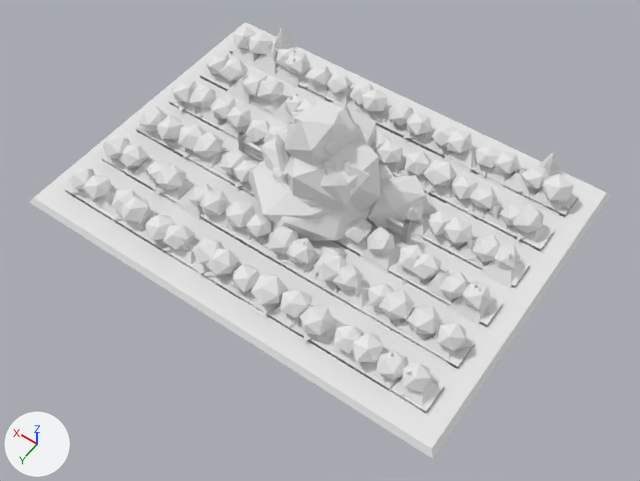
An edit to the FBX model games/game-001/art/env_kit/env_kit_spares.fbx, drawn before and after from the same camera.
One viewpoint serves both versions: a 50 mm lens placed at (-27.3, 38.3, 54.7), pointed at (-2.8, 4.1, 0.9). The axes (+X, +Y, +Z) are drawn at lower left. The lights are the same throughout. The first picture is the older version.

Names of what the first picture shows: 'farm_fence_01', 'farm_fence_02', 'farm_field_cabbage_01', 'farm_field_cabbage_02', 'farm_field_wheat_03', 'resource_ore_01', 'resource_ore_02', 'rock_cliff_01', 'rock_cliff_02' and 4 more.
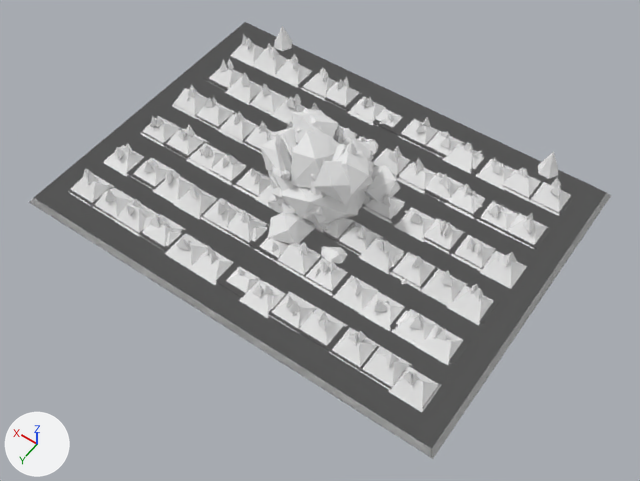
Pixel boxes (x1, y1, x2, y2) of what changed, in the pictures (640 x 481 px):
'farm_field_cabbage_01', deleted
    before: (29, 22, 611, 459)
'farm_field_cabbage_02', deleted
    before: (67, 26, 575, 413)
'rock_cliff_01', deleted
    before: (249, 100, 431, 228)
'rock_cliff_02', deleted
    before: (271, 101, 380, 241)
'farm_fence_01', deleted
    before: (238, 132, 411, 244)
'farm_fence_02', deleted
    before: (243, 140, 403, 237)
'farm_field_wheat_03', unchanged, uncovered by the edit
    before: (71, 26, 570, 412)
    after: (29, 22, 611, 459)
'resource_ore_02', unchanged, uncovered by the edit
    before: (269, 108, 353, 205)
    after: (269, 108, 374, 218)
'resource_ore_06', unchanged, uncovered by the edit
    before: (280, 141, 394, 206)
    after: (268, 128, 400, 224)
'farm_field_wheat_05', unchanged, uncovered by the edit
    before: (114, 65, 562, 325)
    after: (70, 63, 570, 390)

The change in detail:
Object 'rock_cliff_02' (ob_rock_cliff_02) is deleted.
Object 'farm_field_cabbage_02' (ob_farm_field_cabbage_02) is deleted.
Object 'farm_field_cabbage_01' (ob_farm_field_cabbage_01) is deleted.
Object 'farm_fence_02' (ob_farm_fence_02) is deleted.
Object 'farm_fence_01' (ob_farm_fence_01) is deleted.
Object 'rock_cliff_01' (ob_rock_cliff_01) is deleted.
